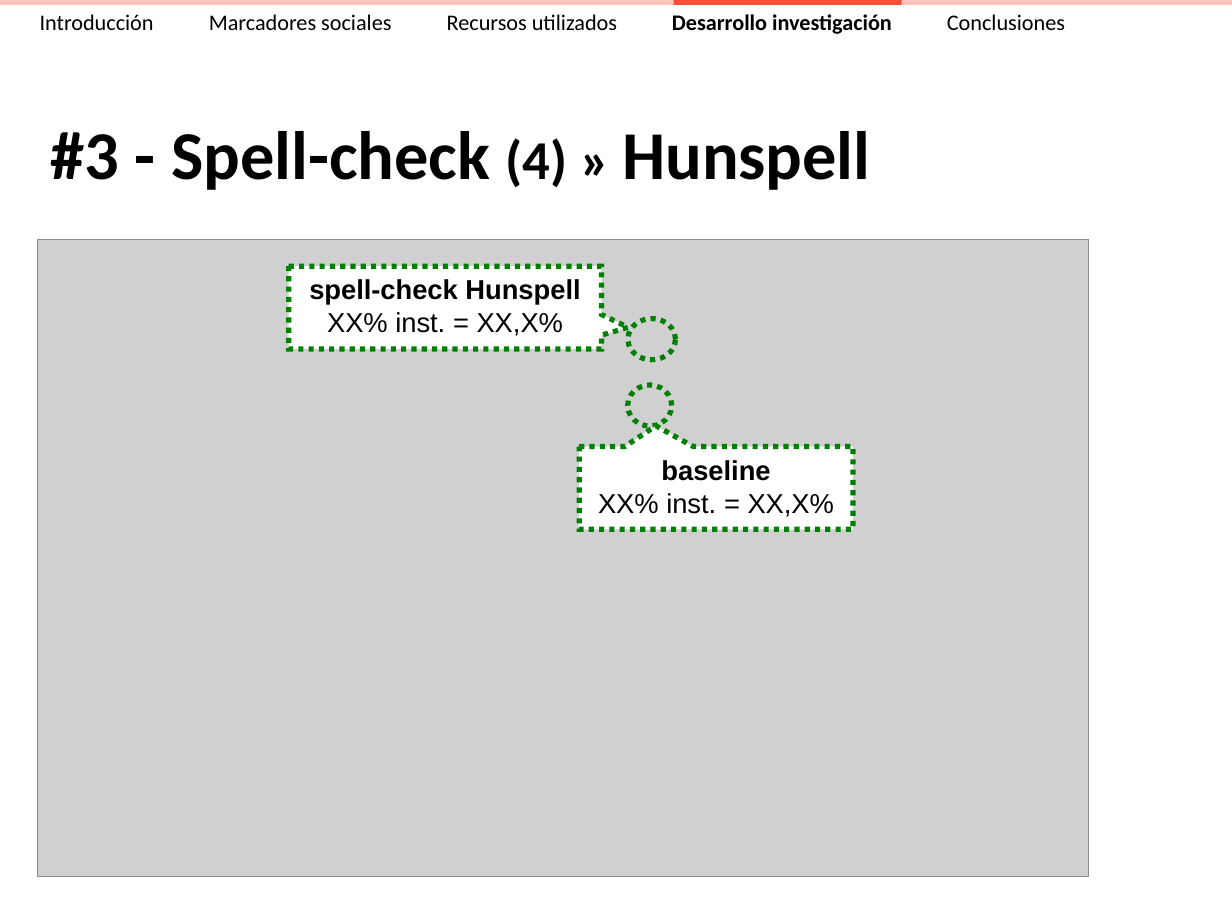
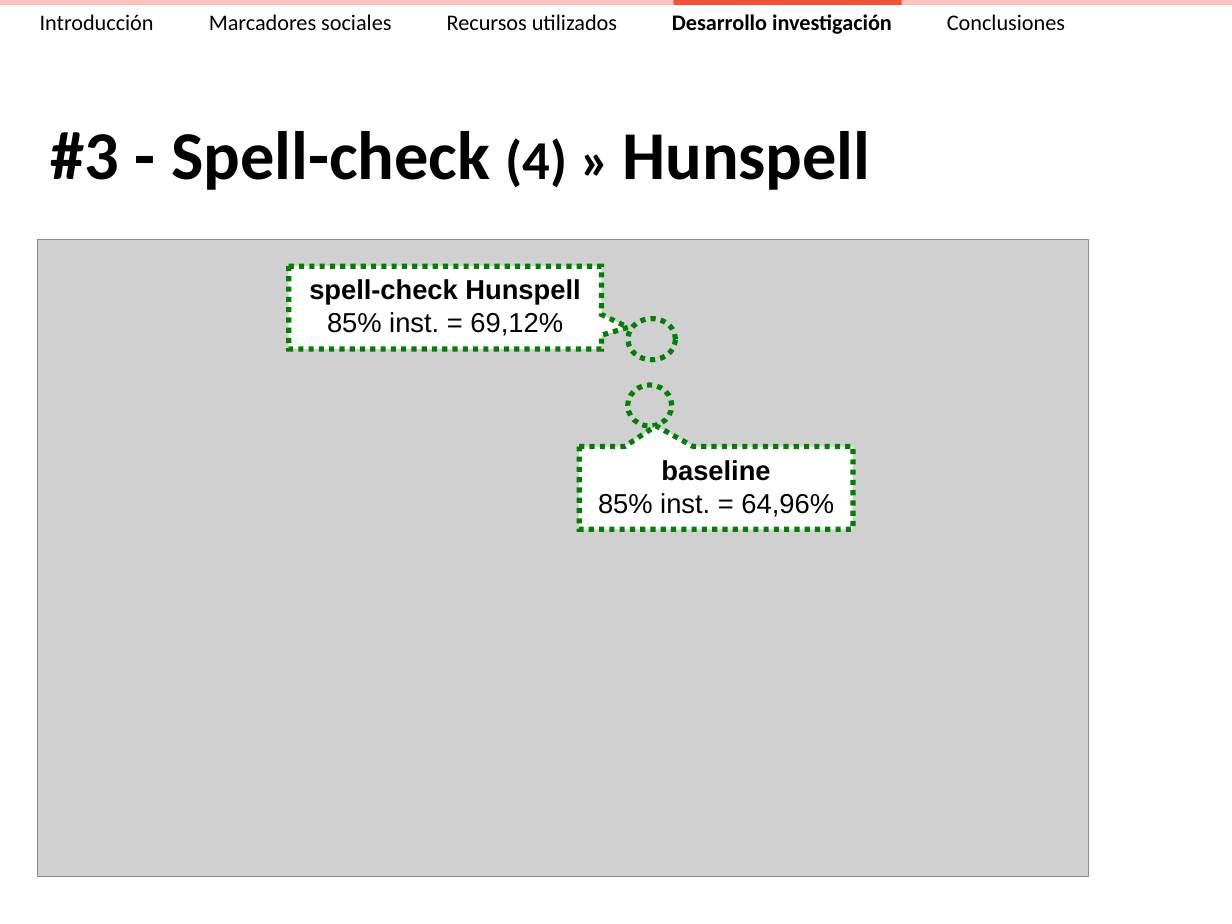
Before and after one commit to ak907kenai/nicotournetesis, a slide deck: slide 40 of docs_trunk/Presentación/Nicolás Tourné - Presentación Tesis (v2.3).ppt. Drawn at 1232x924 pixels with LibreOffice and Linux fonts; fonts in the diff are those of the drawing; grey boxes stand for pictures. Boxes give left, top, right and bottom in pixels: in the first picture for what was removed or moved away, otherwise in the second. Text is boxed around its words. In the diff, an @@ line names an element or a change of style, - is before the commit and + after.

```diff
--- a/docs_trunk/Presentación/Nicolás Tourné - Presentación Tesis (v2.3).ppt
+++ b/docs_trunk/Presentación/Nicolás Tourné - Presentación Tesis (v2.3).ppt
@@ text in speech box at bbox=[309, 279, 580, 336]: text changed @@
-spell-check Hunspell
-XX% inst. = XX,X%
+spell-check Hunspell
+85% inst. = 69,12%
@@ text in speech box at bbox=[598, 460, 834, 517]: text changed @@
-baseline
-XX% inst. = XX,X%
+baseline
+85% inst. = 64,96%
```
Also in this commit, not shown: 6 other slides changed.
